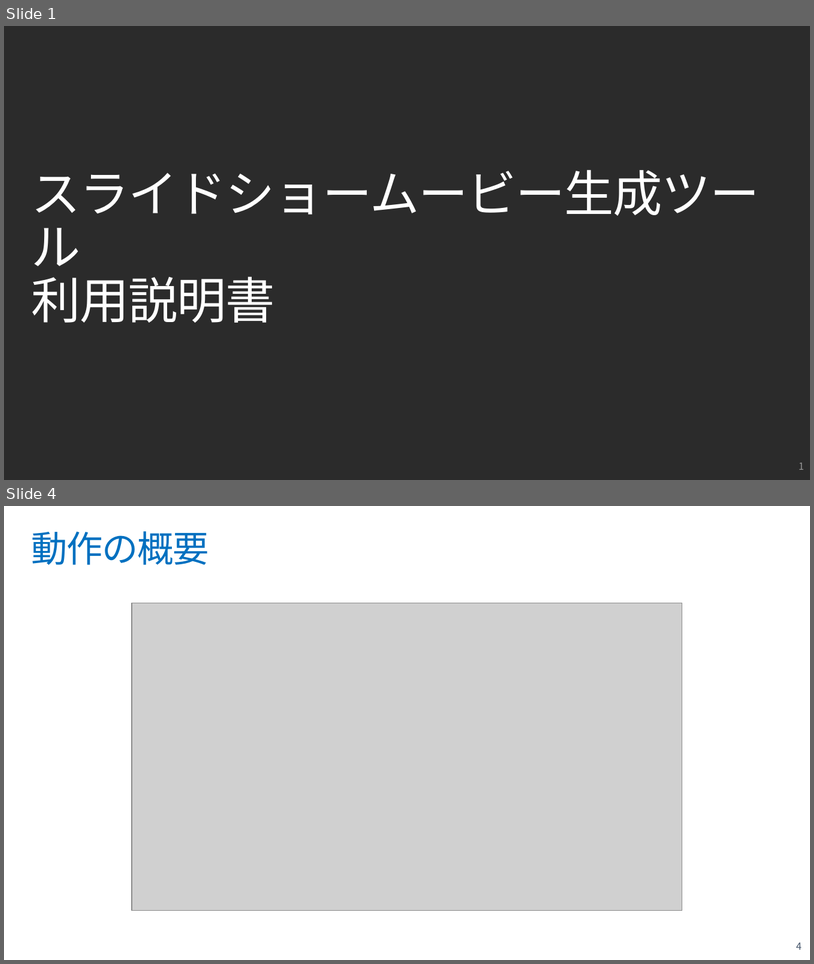
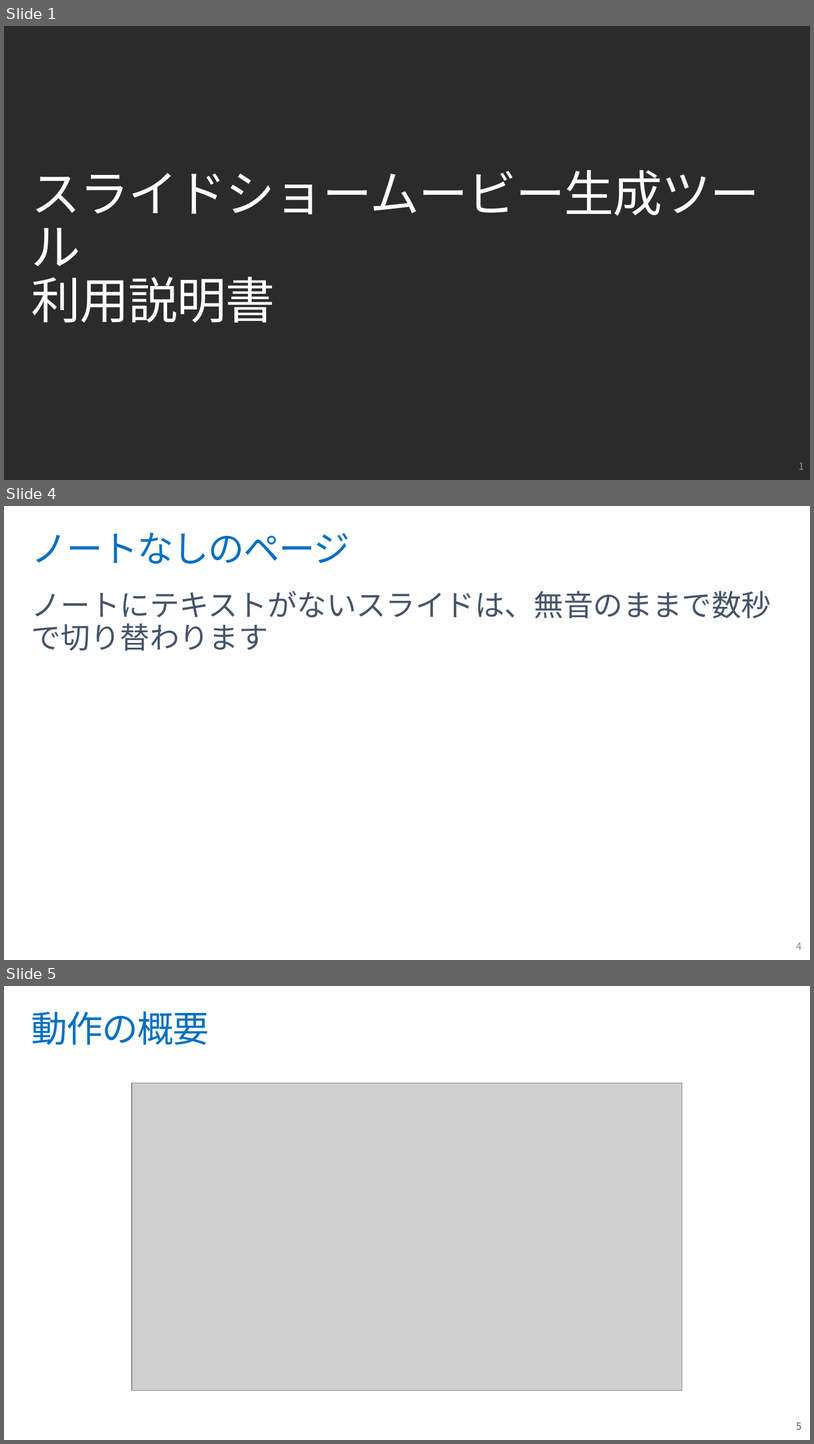
Before and after one commit to ayuina/ppt-auto-presentation, a slide deck: how-to-use.pptx. Shown one above the other, each under a label of ours: slides 1 and 4 before the commit, slides 1, 4 and 5 after it; the slides between them are not shown. The pictures are 814x964 and 814x1444 pixels, drawn with LibreOffice and Linux fonts; fonts in the diff are those of the drawing; grey boxes stand for pictures; background and template pictures are left out; a plain dark background stands for a picture behind light text. Boxes give left, top, right and bottom in pixels: in the first picture for what was removed or moved away, otherwise in the second. Text is boxed around its words. In the diff, an @@ line names an element or a change of style, - is before the commit and + after.

```diff
--- a/how-to-use.pptx
+++ b/how-to-use.pptx
@@ slide 4 added at [4,506,810,960], background #FFFFFF @@
@@ title added at [31,532,350,564], 44 pt, text #0070C0 @@
+ノートなしのページ
@@ text added at [31,591,771,651], 36 pt, text #44546A @@
+ノートにテキストがないスライドは、無音のままで数秒で切り替わります
@@ page number added at [797,942,802,949], 12 pt, text #8C8C8C @@
+4
@@ what was slide 4 is now slide 5 @@
@@ page number at [797,1422,802,1429]: text changed @@
-4
+5
```
Also in this commit, not shown: 2 slides changed, 4 other slides added.
